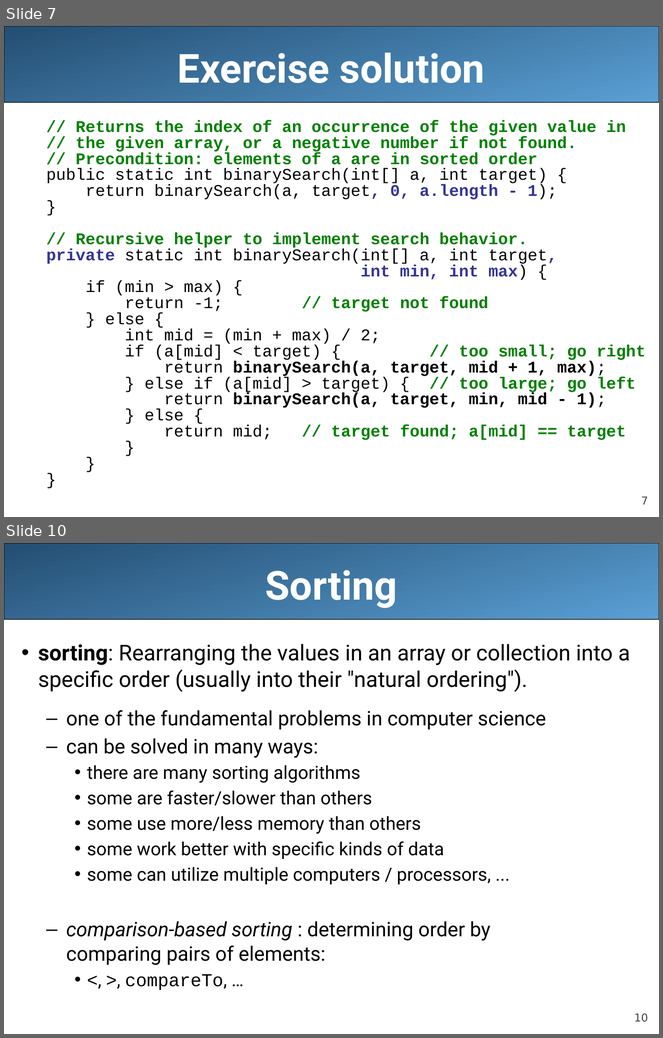
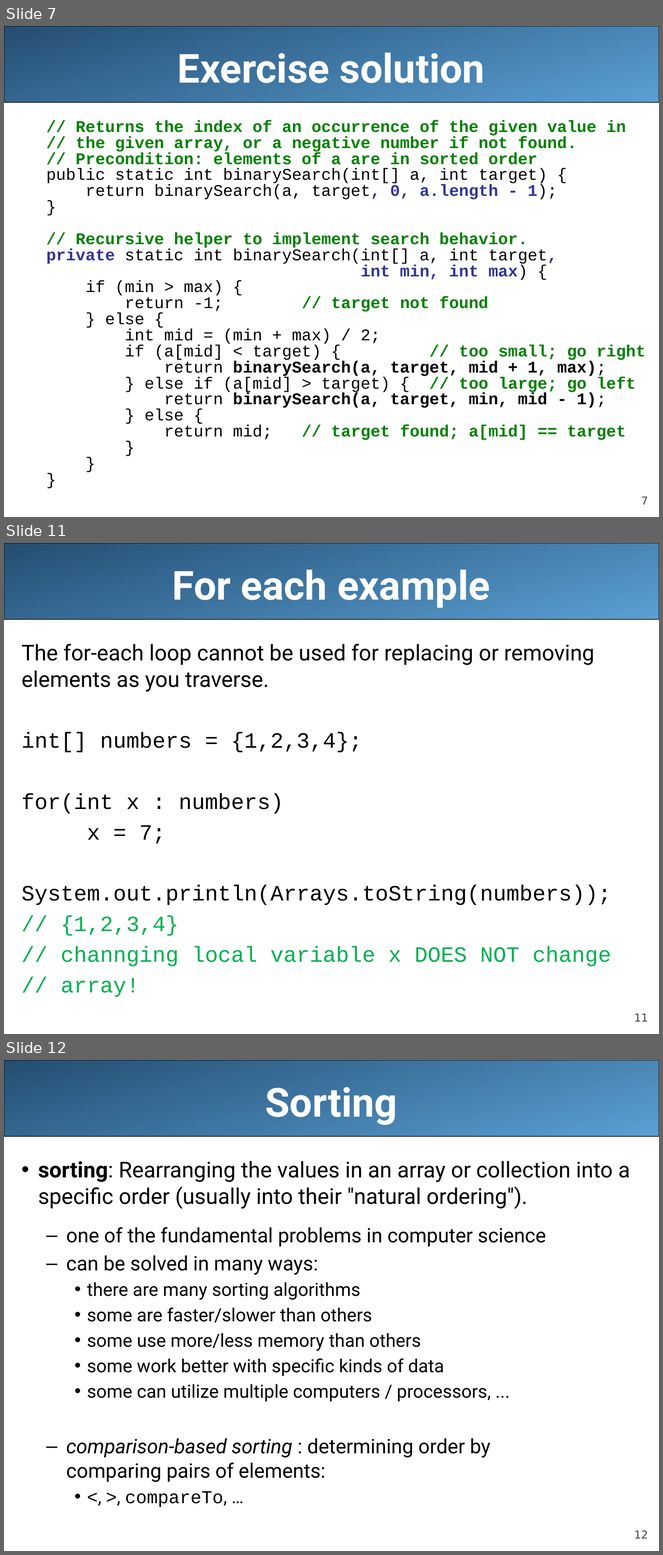
Before and after one commit to LongBaoNguyen/longbaonguyen.github.io, a slide deck: courses/apcsa/lecture21.pptx. Shown one above the other, each under a label of ours: slides 7 and 10 before the commit, slides 7, 11 and 12 after it; the slides between them are not shown. The pictures are 663x1038 and 663x1555 pixels, drawn with LibreOffice and Linux fonts; fonts in the diff are those of the drawing. Boxes give left, top, right and bottom in pixels: in the first picture for what was removed or moved away, otherwise in the second. Text is boxed around its words. In the diff, an @@ line names an element or a change of style, - is before the commit and + after.

```diff
--- a/courses/apcsa/lecture21.pptx
+++ b/courses/apcsa/lecture21.pptx
@@ slide 11 added at [4, 543, 659, 1034], background #FFFFFF; not listed: 2 template elements that a slide beside it also shows @@
@@ title added at [172, 570, 490, 608], 44 pt, text #FFFFFF, bold @@
+For each example
@@ text added at [22, 644, 611, 997], 24 pt, text #000000 @@
+The for-each loop cannot be used for replacing or removing elements as you traverse.
+int[] numbers = {1,2,3,4};
+for(int x : numbers)
+x = 7;
+System.out.println(Arrays.toString(numbers));
+// {1,2,3,4}
+// channging local variable x DOES NOT change
+// array!
@@ what was slide 10 is now slide 12 @@
@@ page number at [634, 1531, 648, 1539]: text changed @@
-10
+12
```
Also in this commit, not shown: 5 slides changed, 3 other slides added, 12 other files.
